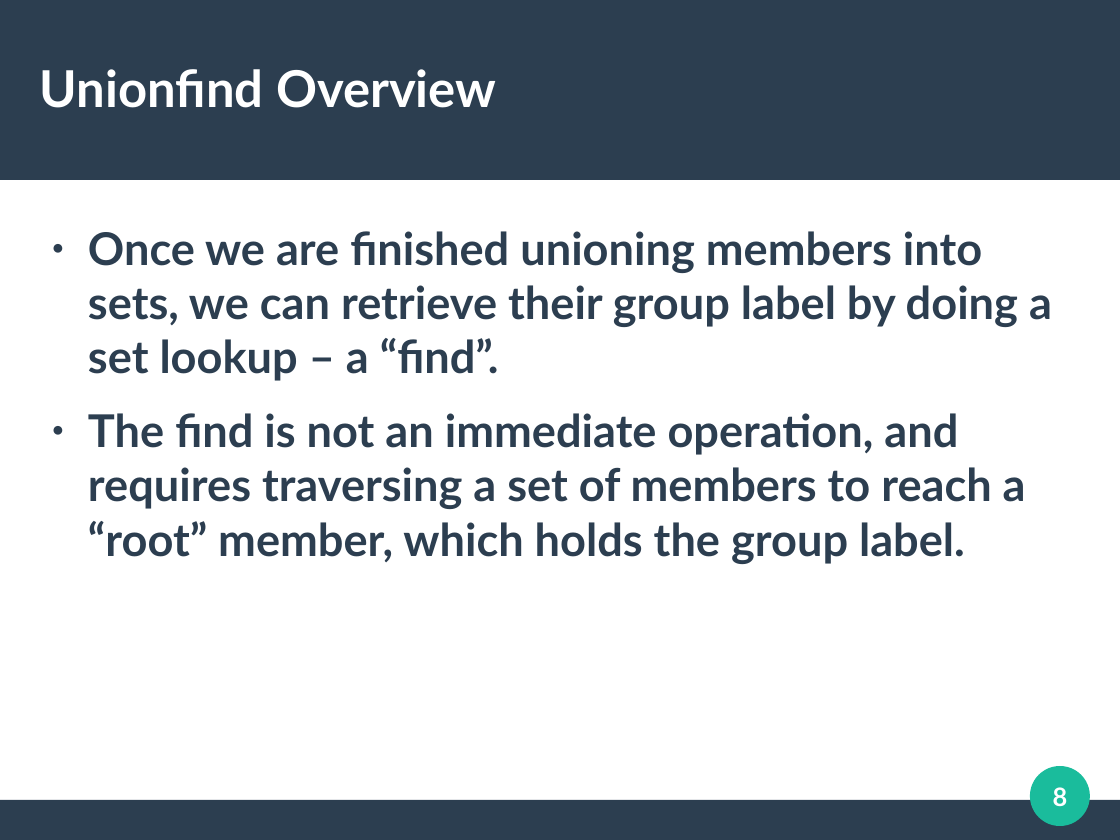
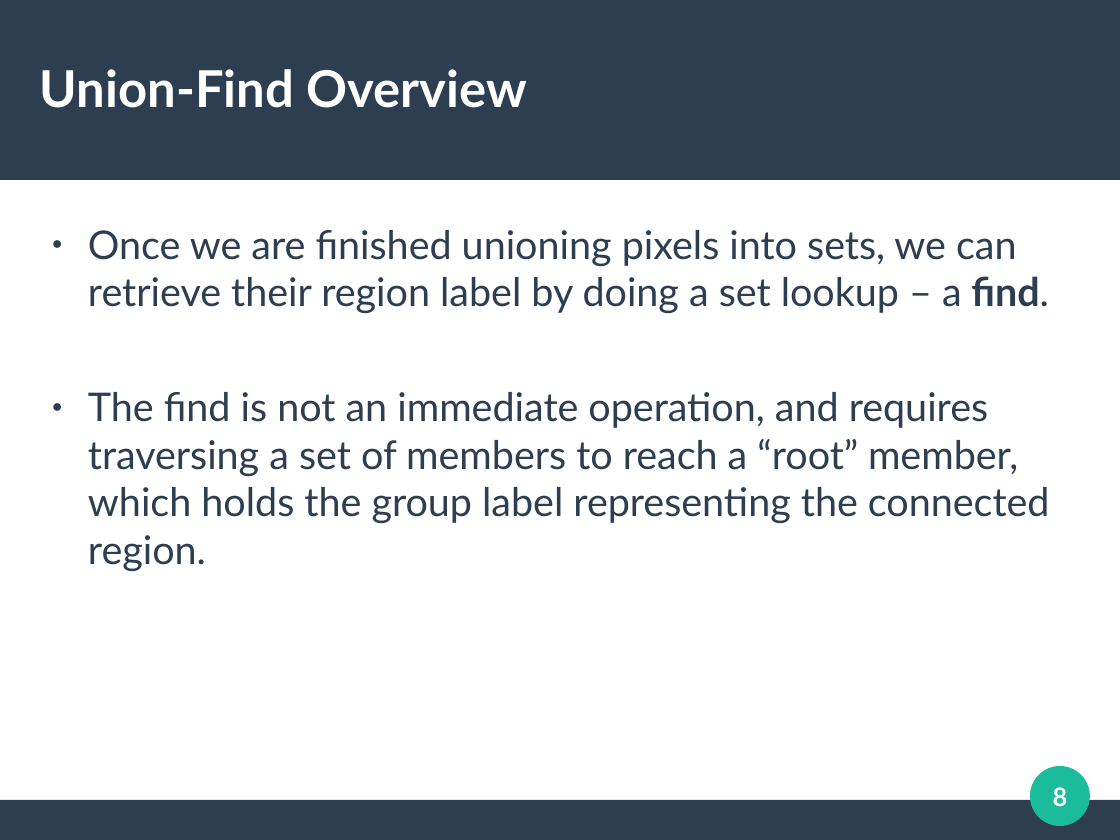
Before and after one commit to cycraig/ConnectedComponentsLabelling, a slide deck: slide 8 of presentation/Presentation.odp. Drawn at 1120x840 pixels with LibreOffice and Linux fonts; fonts in the diff are those of the drawing. Boxes give left, top, right and bottom in pixels: in the first picture for what was removed or moved away, otherwise in the second. Text is boxed around its words. In the diff, an @@ line names an element or a change of style, - is before the commit and + after.

```diff
--- a/presentation/Presentation.odp
+++ b/presentation/Presentation.odp
@@ title at box(40, 69, 527, 108): text changed @@
-Unionfind Overview
+Union-Find Overview
@@ text at box(88, 230, 1050, 571): text changed; size 32 to 28 pt; bold off @@
-● Once we are finished unioning members into sets, we can retrieve their group label by doing a set lookup – a “find”.
-● The find is not an immediate operation, and requires traversing a set of members to reach a “root” member, which holds the group label.
+● Once we are finished unioning pixels into sets, we can retrieve their region label by doing a set lookup – a find.
+● The find is not an immediate operation, and requires traversing a set of members to reach a “root” member, which holds the group label representing the connected region.
```
Also in this commit, not shown: 26 other slides changed, 4 slides added, 1 slide removed, 4 other files.
